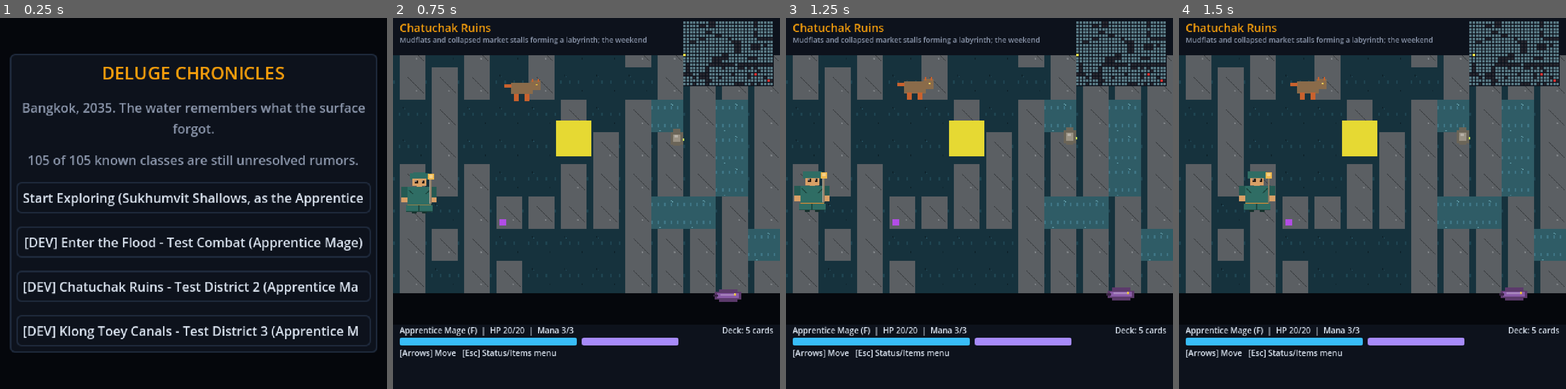
Above: before the commit, frames 1-4 (left to right).
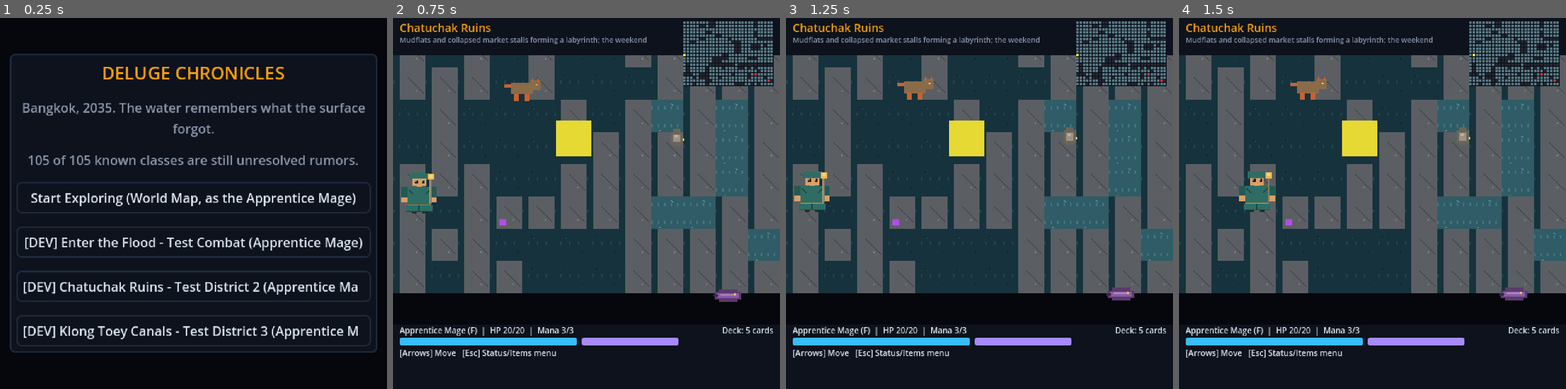
Above: after the commit, the same moments.

Repository: LupangSyS/PulseAI
Game: Godot game, scene res://scenes/main_menu.tscn
Two runs of this game, one before a commit and one after it. Both use one fixed random seed, a clock stepped at 60 frames per second and the inputs below.
Inputs:
- Up to frame 1 (0.25 s): no input
- Up to frame 2 (0.75 s): click "[DEV] Chatuchak Ruins - Test …" at 0.5 s
- Up to frame 3 (1.25 s): no input
- Up to frame 4 (1.5 s): hold Right (ui_right) from 1.28 s (still down)

The runs differ from the first frame. In frame 1, 1.4% of the frame differs, in the area x 5-94%, y 47-51%; in frame 2, nothing differs; in frame 3, nothing differs; in frame 4, nothing differs.

Commit message:
Add a real World Map: inter-district travel with boss-gated unlocks
Closes the gap GDD.md's roadmap flagged as "the main structural piece
standing between 'one working district' and 'an actual game you play
through'" - previously each of the 3 built districts was only reachable
as a standalone run via its own "[DEV] <district>" main-menu button,
with no way to travel between them in-fiction and no progression gating.

- RunState.DISTRICT_ORDER lists the built districts in tier order;
  RunState.unlocked_districts (persisted through save/load) tracks
  which ones the player can enter. Only the first starts unlocked.
- Defeating a district's *boss* specifically (checked by cell against
  district.boss_spawn, not just any unique/mini-boss kill) calls
  RunState.unlock_next_district and opens the next one - wired into
  Overworld._process_battle_result.
- New World Map scene (scenes/world_map.tscn /
  scripts/world_map/world_map.gd) lists every district: unlocked ones
  are a real "Enter" button dropping into that district's entrance
  (explicitly resetting pending_player_cell first so a stale cell from
  a different district can never leak in), locked ones are grayed out
  with a one-line reason.
- Reached from "Start Exploring" on the main menu (a fresh run, now
  routes to the World Map instead of hardcoding Sukhumvit Shallows) and
  a new "World Map" button in the status menu (leaving mid-run). The
  "[DEV] <district>" shortcuts are unchanged - they still bypass the
  World Map and its unlock gating entirely for quick testing.

Validated headlessly: a 16-check test covering fresh-run unlock state,
entering a district from the map, boss-vs-mini-boss/regular-monster
unlock discrimination, the status menu's World Map button, and full
save/load round-tripping of unlocked_districts (including wiping
in-memory state to prove reconstruction from disk) - all pass. A
second regression pass confirms the existing locked-door mechanic and
non-boss combat flow are unaffected. Real screenshots confirm both the
World Map and updated main menu render correctly.

README.md/GDD.md updated throughout to drop now-stale "no travel
between districts" language.

Diff:
--- /dev/null
+++ b/scenes/world_map.tscn
@@ -0,0 +1,6 @@
+[gd_scene load_steps=2 format=3]
+
+[ext_resource type="Script" path="res://scripts/world_map/world_map.gd" id="1"]
+
+[node name="WorldMap" type="Control"]
+script = ExtResource("1")
--- a/scripts/autoload/run_state.gd
+++ b/scripts/autoload/run_state.gd
@@ -18,6 +18,31 @@
 ## to clear/consume) on return.
 var last_battle_outcome: String = "" # "victory" | "defeat" | ""
 var last_battle_loot: Array = []
+
+## Tier order the built districts unlock in - matches the numeric
+## District 1/2/3 ordering used throughout the docs. Defeating a
+## district's boss unlocks the next entry (see unlock_next_district);
+## the first entry is always unlocked from begin_run(). A district not
+## yet built as data (see GDD.md's World Map) simply never appears here.
+const DISTRICT_ORDER := ["sukhumvit_shallows", "chatuchak_ruins", "klong_toey_canals"]
+
+## district_id -> true for every district the player has access to via
+## the World Map. Persisted across save/load; reset to just the first
+## district in DISTRICT_ORDER on a fresh begin_run().
+var unlocked_districts: Dictionary = {}
+
+func is_district_unlocked(district_id: String) -> bool:
+	return unlocked_districts.get(district_id, false)
+
+## Called once a district's *boss* (not mini-boss) is confirmed defeated -
+## see Overworld._process_battle_result(), which checks the killed spawn's
+## cell against district.boss_spawn before calling this. No-op past the
+## last built district.
+func unlock_next_district(cleared_district_id: String) -> void:
+	var idx: int = DISTRICT_ORDER.find(cleared_district_id)
+	if idx == -1 or idx + 1 >= DISTRICT_ORDER.size():
+		return
+	unlocked_districts[DISTRICT_ORDER[idx + 1]] = true
 
 ## Persistent per-district exploration state, keyed by district_id, each:
 ## {
@@ -54,6 +79,7 @@
 	player = Combatant.new(cls.display_name, cls.max_hp, cls.max_resource, cls.resource_name)
 	district_states.clear()
 	inventory.clear()
+	unlocked_districts = {DISTRICT_ORDER[0]: true}
 
 # ---------------------------------------------------------------------------
 # Save / load (single slot, user://saves/slot1.json)
@@ -81,6 +107,7 @@
 		"district_id": district_id,
 		"player_cell": [player_cell.x, player_cell.y],
 		"district_states": _serialize_district_states(),
+		"unlocked_districts": unlocked_districts,
 	}
 	var f := FileAccess.open(SAVE_PATH, FileAccess.WRITE)
 	f.store_string(JSON.stringify(data))
@@ -129,6 +156,7 @@
 	player.hp = int(data.get("player_hp", player.hp))
 	player.resource = int(data.get("player_resource", player.resource))
 	inventory = data.get("inventory", {})
+	unlocked_districts = data.get("unlocked_districts", {DISTRICT_ORDER[0]: true})
 
 	var now: int = Time.get_ticks_msec()
 	var loaded_states: Dictionary = data.get("district_states", {})
--- a/scripts/menu/status_menu.gd
+++ b/scripts/menu/status_menu.gd
@@ -8,10 +8,13 @@
 ## and your class/deck (Status tab - portrait, name, rank, HP/resource,
 ## and the full card list, which isn't shown anywhere else in the game).
 ##
-## Deliberately does NOT have Equipment/Formation/Config/Save commands
-## like the FF-style reference menu - none of those systems exist yet
-## (no equipment slots, no party, no settings, no save/load), and a menu
-## button that does nothing is worse than no button.
+## Also the exit point for the bottom row's two real commands: Save Game
+## (RunState.save_game, needs overworld_ref for the current district/cell)
+## and World Map (leaves the district entirely - see
+## scripts/world_map/world_map.gd). Still deliberately has no Equipment/
+## Formation/Config beyond that - none of those systems exist yet (no
+## equipment slots, no party, no settings), and a menu button that does
+## nothing is worse than no button.
 
 const VIEWPORT_WIDTH := 480
 const VIEWPORT_HEIGHT := 460
@@ -33,6 +36,7 @@
 var content_list: VBoxContainer
 var close_button: Button
 var save_button: Button
+var world_map_button: Button
 
 ## Set by Overworld right after instantiating this menu - lets the Save
 ## button capture exactly where the player currently is (district_id +
@@ -72,6 +76,9 @@
 	RunState.save_game(overworld_ref.district_id, overworld_ref.player_cell)
 	save_button.text = "Saved!"
 
+func _on_world_map_pressed() -> void:
+	get_tree().change_scene_to_file("res://scenes/world_map.tscn")
+
 func _build_ui() -> void:
 	theme = UITheme.build()
 
@@ -155,6 +162,12 @@
 	save_button.size_flags_horizontal = Control.SIZE_EXPAND_FILL
 	save_button.pressed.connect(_on_save_pressed)
 	bottom_row.add_child(save_button)
+
+	world_map_button = Button.new()
+	world_map_button.text = "World Map"
+	world_map_button.size_flags_horizontal = Control.SIZE_EXPAND_FILL
+	world_map_button.pressed.connect(_on_world_map_pressed)
+	bottom_row.add_child(world_map_button)
 
 	close_button = Button.new()
 	close_button.text = "Close (Esc)"
--- a/scripts/overworld/overworld.gd
+++ b/scripts/overworld/overworld.gd
@@ -526,6 +526,9 @@
 		if entry.get("is_unique", false):
 			state["defeated_spawns"][spawn_key] = -1
 			_log_message("The threat is gone for good.")
+			if not district.boss_spawn.is_empty() and spawn_key == _cell_key(district.boss_spawn["cell"]):
+				RunState.unlock_next_district(district_id)
+				_log_message("A new path opens on the world map.")
 		else:
 			var respawn_seconds: float = entry.get("respawn_seconds", 30)
 			state["defeated_spawns"][spawn_key] = Time.get_ticks_msec() + int(respawn_seconds * 1000)
--- a/scripts/ui/main_menu.gd
+++ b/scripts/ui/main_menu.gd
@@ -2,19 +2,22 @@
 
 ## Main menu. Every class in data/classes.json currently has is_hidden = true
 ## by design (see GDD.md) - so the codex summary below never names a class,
-## only counts them, until a real discovery/unlock system exists. Two entry
-## points exist on purpose: "Start Exploring" is the real (if still rough)
-## game loop - it begins a run and drops the player into the starting
-## district's overworld. "[DEV] Enter the Flood" is a developer shortcut
-## straight into an isolated test battle, bypassing the overworld/class
-## gating entirely, kept for quick combat-balance testing. "[DEV] Chatuchak
-## Ruins" / "[DEV] Klong Toey Canals" are the same idea for districts 2/3:
-## there's no inter-district travel engine yet (see GDD.md's roadmap), so
-## these are the only way to reach them in-game right now short of editing
-## RunState directly. "Continue" only appears when RunState.has_save() is
-## true (a single save slot - status_menu.gd's "Save Game" button writes
-## it) and resumes at the exact saved district/cell via
+## only counts them, until a real discovery/unlock system exists.
+##
+## "Start Exploring" begins a fresh run and drops into the World Map
+## (scripts/world_map/world_map.gd), which lists every built district in
+## tier order - only Sukhumvit Shallows starts unlocked; defeating a
+## district's boss unlocks the next one (RunState.unlock_next_district).
+## "Continue" only appears when RunState.has_save() is true (a single save
+## slot - status_menu.gd's "Save Game" button writes it) and bypasses the
+## World Map entirely, resuming at the exact saved district/cell via
 ## RunState.pending_player_cell, consumed once by Overworld._ready().
+##
+## "[DEV] Enter the Flood" / "[DEV] Chatuchak Ruins" / "[DEV] Klong Toey
+## Canals" are developer shortcuts straight into an isolated test battle or
+## a specific district, bypassing both the World Map and its unlock gating
+## entirely - kept for quick balance testing, not part of the real
+## progression loop.
 
 func _ready() -> void:
 	set_anchors_and_offsets_preset(Control.PRESET_FULL_RECT)
@@ -70,7 +73,7 @@
 		continue_button.pressed.connect(_on_continue_pressed)
 		box.add_child(continue_button)
 
-	var explore_button := _make_menu_button("Start Exploring (Sukhumvit Shallows, as the Apprentice Mage)")
+	var explore_button := _make_menu_button("Start Exploring (World Map, as the Apprentice Mage)")
 	explore_button.pressed.connect(_on_explore_pressed)
 	box.add_child(explore_button)
 
@@ -106,8 +109,7 @@
 
 func _on_explore_pressed() -> void:
 	RunState.begin_run("mage_f")
-	RunState.pending_district_id = "sukhumvit_shallows"
-	get_tree().change_scene_to_file("res://scenes/overworld.tscn")
+	get_tree().change_scene_to_file("res://scenes/world_map.tscn")
 
 func _on_continue_pressed() -> void:
 	var resume: Dictionary = RunState.load_game()
--- /dev/null
+++ b/scripts/world_map/world_map.gd
@@ -0,0 +1,123 @@
+extends Control
+
+## The travel hub between districts (GDD.md's "the main structural piece
+## standing between one working district and an actual game you play
+## through"). Lists every district in RunState.DISTRICT_ORDER, in tier
+## order: unlocked ones are real buttons that drop straight into that
+## district's entrance; locked ones are disabled with a short reason.
+## Defeating a district's boss unlocks the next entry (see
+## RunState.unlock_next_district, called from Overworld._process_battle_result).
+##
+## Reached from the main menu's "Start Exploring" (a fresh run) or the
+## status menu's "World Map" button (leaving mid-run, same as the [DEV]
+## shortcuts, just gated by progress instead of always-open). "Continue"
+## on the main menu bypasses this entirely and resumes at the exact saved
+## district/cell, matching its existing "pick up exactly where you left
+## off" contract.
+
+const VIEWPORT_WIDTH := 480
+const VIEWPORT_HEIGHT := 460
+
+func _ready() -> void:
+	set_anchors_and_offsets_preset(Control.PRESET_FULL_RECT)
+	theme = UITheme.build()
+
+	var backdrop := ColorRect.new()
+	backdrop.color = UITheme.COL_BG
+	backdrop.set_anchors_and_offsets_preset(Control.PRESET_FULL_RECT)
+	backdrop.mouse_filter = Control.MOUSE_FILTER_IGNORE
+	add_child(backdrop)
+
+	var margin := MarginContainer.new()
+	margin.set_anchors_and_offsets_preset(Control.PRESET_FULL_RECT)
+	for side in ["left", "right", "top", "bottom"]:
+		margin.add_theme_constant_override("margin_%s" % side, 16)
+	add_child(margin)
+
+	var root_box := VBoxContainer.new()
+	root_box.add_theme_constant_override("separation", 10)
+	margin.add_child(root_box)
+
+	var title := Label.new()
+	title.text = "WORLD MAP"
+	title.horizontal_alignment = HORIZONTAL_ALIGNMENT_CENTER
+	title.add_theme_font_size_override("font_size", 20)
+	title.add_theme_color_override("font_color", UITheme.COL_WARNING)
+	root_box.add_child(title)
+
+	var subtitle := Label.new()
+	subtitle.text = "Bangkok, flooded. Clear a district's boss to open the next."
+	subtitle.horizontal_alignment = HORIZONTAL_ALIGNMENT_CENTER
+	subtitle.autowrap_mode = TextServer.AUTOWRAP_WORD_SMART
+	subtitle.add_theme_color_override("font_color", UITheme.COL_TEXT_DIM)
+	root_box.add_child(subtitle)
+
+	var scroll := ScrollContainer.new()
+	scroll.size_flags_vertical = Control.SIZE_EXPAND_FILL
+	scroll.horizontal_scroll_mode = ScrollContainer.SCROLL_MODE_DISABLED
+	root_box.add_child(scroll)
+
+	var list := VBoxContainer.new()
+	list.size_flags_horizontal = Control.SIZE_EXPAND_FILL
+	list.add_theme_constant_override("separation", 10)
+	scroll.add_child(list)
+
+	for i in RunState.DISTRICT_ORDER.size():
+		var district_id: String = RunState.DISTRICT_ORDER[i]
+		list.add_child(_build_district_row(district_id, i))
+
+	var back_button := Button.new()
+	back_button.text = "Back to Main Menu"
+	back_button.pressed.connect(_on_back_pressed)
+	root_box.add_child(back_button)
+
+func _build_district_row(district_id: String, index: int) -> Control:
+	var district: DistrictData = GameData.get_district(district_id)
+	var unlocked: bool = RunState.is_district_unlocked(district_id)
+
+	var panel := PanelContainer.new()
+	panel.add_theme_stylebox_override("panel", UITheme.panel_style(
+		UITheme.COL_WARNING if unlocked else UITheme.COL_PANEL_BORDER
+	))
+
+	var row := VBoxContainer.new()
+	row.add_theme_constant_override("separation", 2)
+	panel.add_child(row)
+
+	var header := Label.new()
+	header.text = "District %d: %s  (Danger %s)" % [index + 1, district.display_name, district.danger_tier]
+	header.add_theme_font_size_override("font_size", 13)
+	header.add_theme_color_override("font_color", UITheme.COL_TEXT if unlocked else UITheme.COL_TEXT_DIM)
+	row.add_child(header)
+
+	if unlocked:
+		var desc := Label.new()
+		desc.text = district.description
+		desc.autowrap_mode = TextServer.AUTOWRAP_WORD_SMART
+		desc.add_theme_font_size_override("font_size", 9)
+		desc.add_theme_color_override("font_color", UITheme.COL_TEXT_DIM)
+		row.add_child(desc)
+
+		var enter_button := Button.new()
+		enter_button.text = "Enter"
+		enter_button.pressed.connect(_on_enter_pressed.bind(district_id))
+		row.add_child(enter_button)
+	else:
+		var locked_label := Label.new()
+		locked_label.text = "Locked - defeat District %d's boss to open this." % index
+		locked_label.autowrap_mode = TextServer.AUTOWRAP_WORD_SMART
+		locked_label.add_theme_font_size_override("font_size", 9)
+		locked_label.add_theme_color_override("font_color", UITheme.COL_TEXT_DIM)
+		row.add_child(locked_label)
+
+	return panel
+
+func _on_enter_pressed(district_id: String) -> void:
+	if RunState.player == null:
+		RunState.begin_run("mage_f")
+	RunState.pending_district_id = district_id
+	RunState.pending_player_cell = Vector2i(-1, -1) # always the entrance, never a stale cell from elsewhere
+	get_tree().change_scene_to_file("res://scenes/overworld.tscn")
+
+func _on_back_pressed() -> void:
+	get_tree().change_scene_to_file("res://scenes/main_menu.tscn")
Not shown, changed: GDD.md
Not shown, changed: README.md
